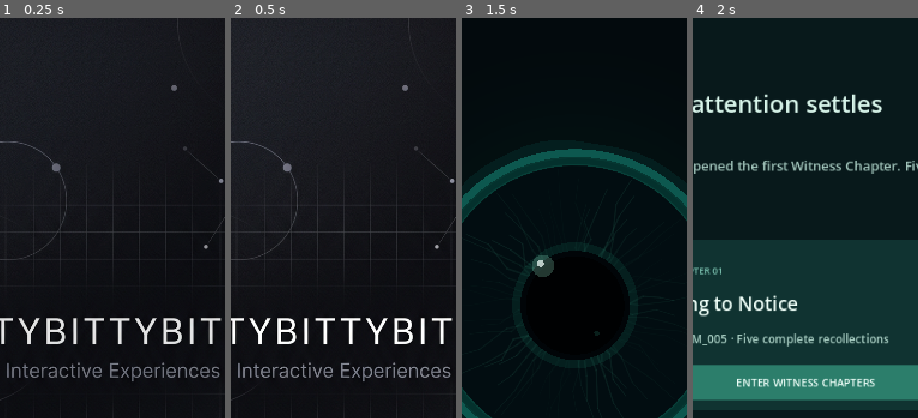
Above: before the commit, frames 1-4 (left to right).
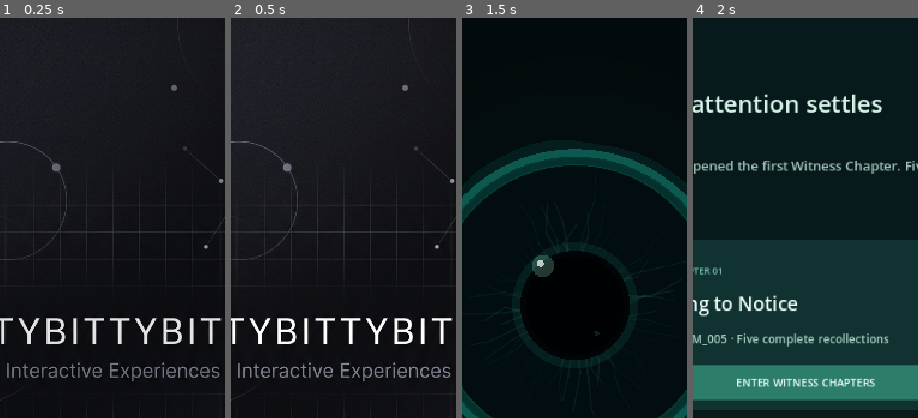
Above: after the commit, the same moments.

Repository: ITTYBITTYBITES/2SW-REIMAGINED
Game: Godot game, scene res://scenes/Application.tscn
Two runs of this game, one before a commit and one after it. Both use one fixed random seed, a clock stepped at 60 frames per second and the inputs below.
Inputs (mouse positions are % of the whole screen's width and height, from its top left):
- Up to frame 1 (0.25 s): no input
- Up to frame 2 (0.5 s): no input
- Up to frame 3 (1.5 s): tap Enter at 0.5 s; click (50, 50) at 0.67 s; tap Space at 1.25 s; click (50, 50) at 1.42 s
- Up to frame 4 (2 s): no input
The pictures show only the part of the screen within x 25-75%, y 10-60%; the shares and areas given below are measured in that part.

Frames 1-2 are identical in both runs. In frame 3, less than 0.1% of the frame differs, in the area x 14-88%, y 48-98%; in frame 4, nothing differs.

Commit message:
Finalize Living Iris 4.0 presence pass

Diff:
--- a/the_iris/scripts/iris/IrisCore.gd
+++ b/the_iris/scripts/iris/IrisCore.gd
@@ -140,27 +140,27 @@
 			profile.merge({"presence": 0.0, "glow": 0.0, "pupil": 0.42, "fiber_motion": 0.0, "fiber_density": 0, "pulse_enabled": false}, true)
 		State.CALIBRATING:
 			var calibration_rise := _ease_out(clampf(state_time / 0.62, 0.0, 1.0))
-			profile.merge({"presence": 0.08 + calibration_rise * 0.13, "glow": 0.10 + calibration_rise * 0.10, "pupil": 0.40, "fiber_motion": 0.14, "fiber_density": 26, "calibration": 0.8, "blink_enabled": false}, true)
+			profile.merge({"presence": 0.08 + calibration_rise * 0.13, "glow": 0.10 + calibration_rise * 0.10, "pupil": 0.40, "fiber_motion": 0.14, "fiber_density": 22, "calibration": 0.8, "blink_enabled": false}, true)
 		State.STIRRING:
 			var stirring_rise := _ease_out(clampf(state_time / 1.05, 0.0, 1.0))
-			profile.merge({"presence": 0.22 + stirring_rise * 0.25, "glow": 0.16 + stirring_rise * 0.17, "pupil": 0.38 - stirring_rise * 0.04, "fiber_motion": 0.25 + stirring_rise * 0.18, "fiber_density": 38, "calibration": 0.18}, true)
+			profile.merge({"presence": 0.22 + stirring_rise * 0.25, "glow": 0.16 + stirring_rise * 0.17, "pupil": 0.38 - stirring_rise * 0.04, "fiber_motion": 0.25 + stirring_rise * 0.18, "fiber_density": 32, "calibration": 0.18}, true)
 		State.AWAKENING:
 			var opening := _ease_out(clampf(state_time / 1.72, 0.0, 1.0))
-			profile.merge({"presence": 0.50 + opening * 0.42, "glow": 0.34 + opening * 0.48, "pupil": 0.35 - opening * 0.08, "pupil_breath": 0.020, "pupil_response": 5.2, "fiber_motion": 0.40 + opening * 0.45, "fiber_density": 56, "focus": opening * 0.42, "calibration": 0.0}, true)
+			profile.merge({"presence": 0.50 + opening * 0.42, "glow": 0.34 + opening * 0.48, "pupil": 0.35 - opening * 0.08, "pupil_breath": 0.020, "pupil_response": 5.2, "fiber_motion": 0.40 + opening * 0.45, "fiber_density": 46, "focus": opening * 0.42, "calibration": 0.0}, true)
 		State.WELCOMING:
-			profile.merge({"presence": 1.0, "glow": 0.76, "pupil": 0.268, "fiber_motion": 0.74, "fiber_density": 64, "focus": 0.34}, true)
+			profile.merge({"presence": 1.0, "glow": 0.76, "pupil": 0.268, "fiber_motion": 0.74, "fiber_density": 54, "focus": 0.34}, true)
 		State.AWARE:
-			profile.merge({"presence": 1.0, "glow": 0.60, "pupil": 0.286, "fiber_motion": 0.55, "fiber_density": 58, "focus": 0.16}, true)
+			profile.merge({"presence": 1.0, "glow": 0.60, "pupil": 0.286, "fiber_motion": 0.55, "fiber_density": 48, "focus": 0.16}, true)
 		State.ATTENDING:
-			profile.merge({"presence": 1.0, "glow": 0.80, "pupil": 0.245, "pupil_response": 9.0, "fiber_motion": 0.78, "fiber_density": 64, "focus": 0.72}, true)
+			profile.merge({"presence": 1.0, "glow": 0.80, "pupil": 0.245, "pupil_response": 9.0, "fiber_motion": 0.78, "fiber_density": 54, "focus": 0.72}, true)
 		State.FOCUSED:
-			profile.merge({"presence": 1.0, "glow": 0.98, "pupil": 0.205, "pupil_response": 8.0, "fiber_motion": 0.90, "fiber_density": 68, "focus": 1.0}, true)
+			profile.merge({"presence": 1.0, "glow": 0.98, "pupil": 0.205, "pupil_response": 8.0, "fiber_motion": 0.90, "fiber_density": 56, "focus": 1.0}, true)
 		State.OBSERVING:
-			profile.merge({"presence": 1.0, "glow": 0.80, "pupil": 0.226, "pupil_breath": 0.008, "pupil_response": 6.4, "fiber_motion": 0.74, "fiber_density": 62, "focus": 0.82}, true)
+			profile.merge({"presence": 1.0, "glow": 0.80, "pupil": 0.226, "pupil_breath": 0.008, "pupil_response": 6.4, "fiber_motion": 0.74, "fiber_density": 52, "focus": 0.82}, true)
 		State.SETTLED:
-			profile.merge({"presence": 1.0, "glow": 0.40, "pupil": 0.307, "fiber_motion": 0.38, "fiber_density": 50, "focus": 0.06, "reflective": 0.24}, true)
+			profile.merge({"presence": 1.0, "glow": 0.40, "pupil": 0.307, "fiber_motion": 0.38, "fiber_density": 40, "focus": 0.06, "reflective": 0.24}, true)
 		State.REFLECTIVE:
-			profile.merge({"presence": 1.0, "glow": 0.50, "pupil": 0.314, "fiber_motion": 0.32, "fiber_density": 48, "reflective": 1.0, "pulse_enabled": true}, true)
+			profile.merge({"presence": 1.0, "glow": 0.50, "pupil": 0.314, "fiber_motion": 0.32, "fiber_density": 42, "reflective": 1.0, "pulse_enabled": true}, true)
 	return profile
 
 func _base_profile() -> Dictionary:
--- a/the_iris/scripts/iris/LivingIris.gd
+++ b/the_iris/scripts/iris/LivingIris.gd
@@ -78,7 +78,7 @@
 	draw_set_transform(Vector2.ZERO, 0.0, Vector2.ONE)
 
 func _draw_aura(center: Vector2, radius: float, presence: float, glow: float, focus: float, pulse: float, drift: float) -> void:
-	var rings := 8
+	var rings := 6
 	for index in range(rings, 0, -1):
 		var amount := float(index) / float(rings)
 		var spread := 1.08 + amount * (0.54 + focus * 0.15 + pulse * 0.12)
@@ -88,8 +88,8 @@
 
 func _draw_iris_body(center: Vector2, radius: float, presence: float, glow: float, breath_wave: float, drift: float, asymmetry: float) -> void:
 	var silhouette := PackedVector2Array()
-	for index in range(64):
-		var angle := TAU * float(index) / 64.0
+	for index in range(48):
+		var angle := TAU * float(index) / 48.0
 		var ripple := sin(angle * 5.0 + elapsed * 0.47 + asymmetry) * 0.013
 		ripple += sin(angle * 11.0 - elapsed * 0.19 + asymmetry * 1.7) * 0.006
 		ripple += sin(angle * 3.0 + elapsed * 0.071) * 0.004
@@ -102,7 +102,7 @@
 	var rim_alpha := (0.055 + glow * 0.18) * presence
 	for ring in range(2):
 		var ring_radius := radius * (0.912 + float(ring) * 0.048)
-		draw_arc(center, ring_radius, 0.0, TAU, 56, Color(0.14, 0.70 + drift * 0.08, 0.56 + drift * 0.10, rim_alpha / float(ring + 1)), 0.85, true)
+		draw_arc(center, ring_radius, 0.0, TAU, 40, Color(0.14, 0.70 + drift * 0.08, 0.56 + drift * 0.10, rim_alpha / float(ring + 1)), 0.85, true)
 
 func _draw_fibers(center: Vector2, radius: float, pupil_ratio: float, motion: float, density: int, presence: float, glow: float, focus: float, drift: float, asymmetry: float) -> void:
 	if density <= 0:
@@ -130,7 +130,8 @@
 		var width := 0.42 + bright * 0.54 + focus * 0.14
 		draw_line(first, second, fiber_color, width, true)
 		draw_line(second, third, fiber_color, width * 0.74, true)
-		draw_line(third, fourth, fiber_color, width * 0.52, true)
+		if index % 3 == 0:
+			draw_line(third, fourth, fiber_color, width * 0.52, true)
 
 func _draw_pupil(center: Vector2, radius: float, pupil_ratio: float, presence: float, glow: float, focus: float, breath_wave: float, pulse: float) -> void:
 	var pupil_radius := radius * pupil_ratio
Not shown, added: IRIS_4_PRESENCE_PASS_REPORT.md
